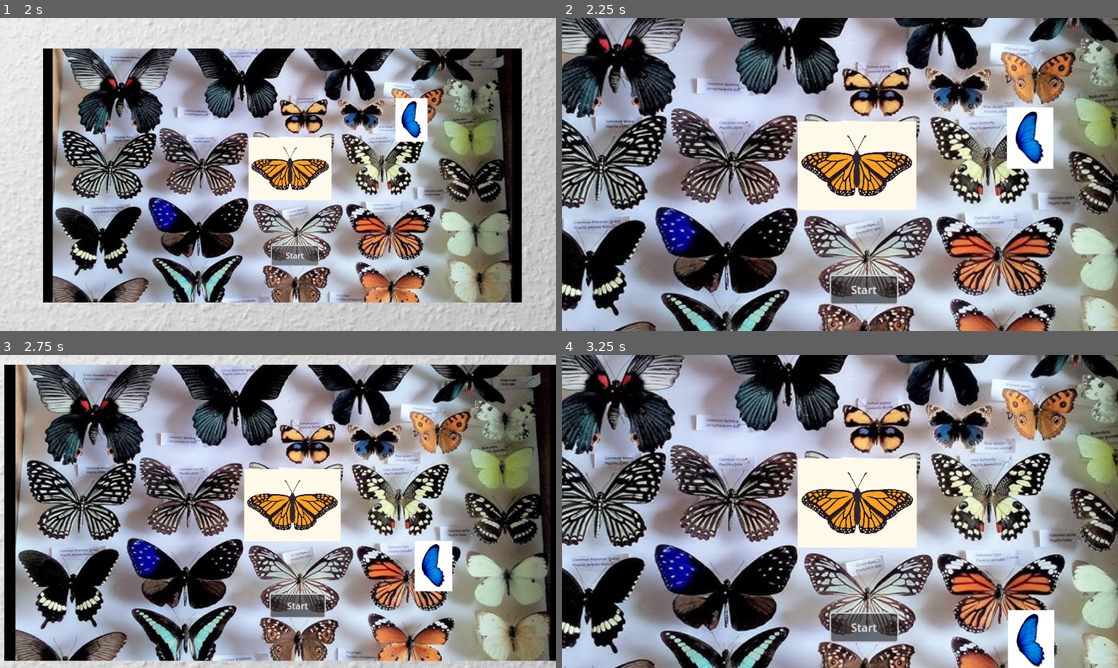
Above: before the commit, frames 1-4 (two rows, left to right).
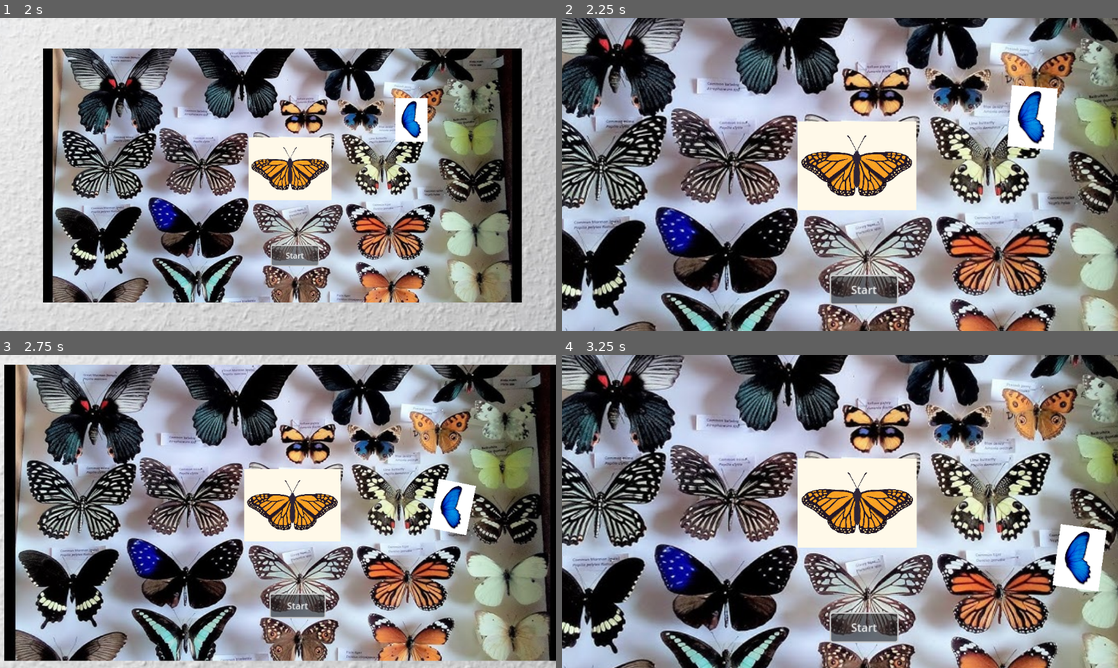
Above: after the commit, the same moments.

Repository: benitsch/Ludum-Dare-58
Game: Godot game, scene res://Scenes/title_screen.tscn
The game is run twice, just before and just after one commit, with the same random seed, the same clock (stepped at 60 frames per second) and the same inputs.
Inputs (mouse positions are in pixels of both pictures, inside the frame that each line leads up to):
- Up to frame 1 (2 s): click "Start" at 0.5 s; click "Start" at 1.25 s
- Up to frame 2 (2.25 s): tap Enter (ui_accept) at 2 s; move the mouse to (962, 158) at 2.02 s; hold Right (move_right) from 2.03 s (still down); click (962, 158) at 2.17 s
- Up to frame 3 (2.75 s): keep holding Right (move_right); tap Enter (ui_accept) at 2.27 s
- Up to frame 4 (3.25 s): move the mouse to (728, 527) at 2.77 s; release Right (move_right) at 2.78 s; hold A (move_left) from 2.78 s (still down); tap Enter (ui_accept) at 3.02 s

Frame 1 is identical in both runs. In frame 2, 1.7% of the frame differs, in the area x 80-90%, y 21-49%; in frame 3, 2.2%; in frame 4, 3.2%, in the area x 80-98%, y 54-100%.

Commit message:
add leaf animation when butterfly wings falling down

Diff:
--- a/Scenes/butterfly_wing.gd
+++ b/Scenes/butterfly_wing.gd
@@ -1,5 +1,17 @@
 extends Sprite2D
 
+var falling = false
+var speed = 150.0
+var sway_speed = 2.0
+var sway_amplitude = 80.0
+var time = 0.0
+
+func _process(delta):
+	if falling:
+		time += delta
+		position.y += speed * delta
+		position.x += sin(time * sway_speed) * sway_amplitude * delta
+		rotation = sin(time * sway_speed) * 0.2  # leichtes Drehen
+
 func fallDown() -> void:
-	var tween = get_tree().create_tween()
-	tween.tween_property($".", "position:y", $".".position.y + 300, 1.0)
+	falling = true
--- a/Scenes/title_screen.tscn
+++ b/Scenes/title_screen.tscn
@@ -23,6 +23,21 @@
 PositionShake = Array[ExtResource("5_sqelc")]([SubResource("Resource_bsy20")])
 metadata/_custom_type_script = "uid://ct8qs6ohbgkcp"
 
+[sub_resource type="Animation" id="Animation_twnyg"]
+length = 0.001
+tracks/0/type = "value"
+tracks/0/imported = false
+tracks/0/enabled = true
+tracks/0/path = NodePath(".:zoom")
+tracks/0/interp = 1
+tracks/0/loop_wrap = true
+tracks/0/keys = {
+"times": PackedFloat32Array(0),
+"transitions": PackedFloat32Array(1),
+"update": 0,
+"values": [Vector2(1.5, 1.5)]
+}
+
 [sub_resource type="Animation" id="Animation_4gxqj"]
 resource_name = "ZoomOut"
 tracks/0/type = "value"
@@ -36,21 +51,6 @@
 "transitions": PackedFloat32Array(1, 1),
 "update": 0,
 "values": [Vector2(1.5, 1.5), Vector2(1, 1)]
-}
-
-[sub_resource type="Animation" id="Animation_twnyg"]
-length = 0.001
-tracks/0/type = "value"
-tracks/0/imported = false
-tracks/0/enabled = true
-tracks/0/path = NodePath(".:zoom")
-tracks/0/interp = 1
-tracks/0/loop_wrap = true
-tracks/0/keys = {
-"times": PackedFloat32Array(0),
-"transitions": PackedFloat32Array(1),
-"update": 0,
-"values": [Vector2(1.5, 1.5)]
 }
 
 [sub_resource type="AnimationLibrary" id="AnimationLibrary_55kwv"]
